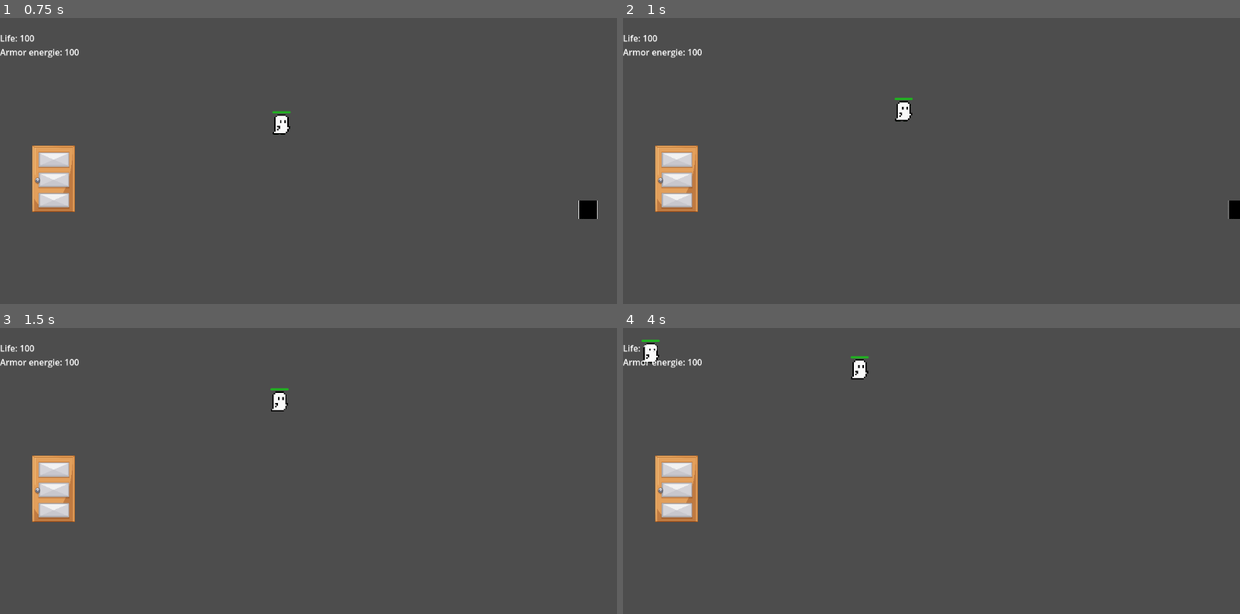
Above: before the commit, frames 1-4 (two rows, left to right).
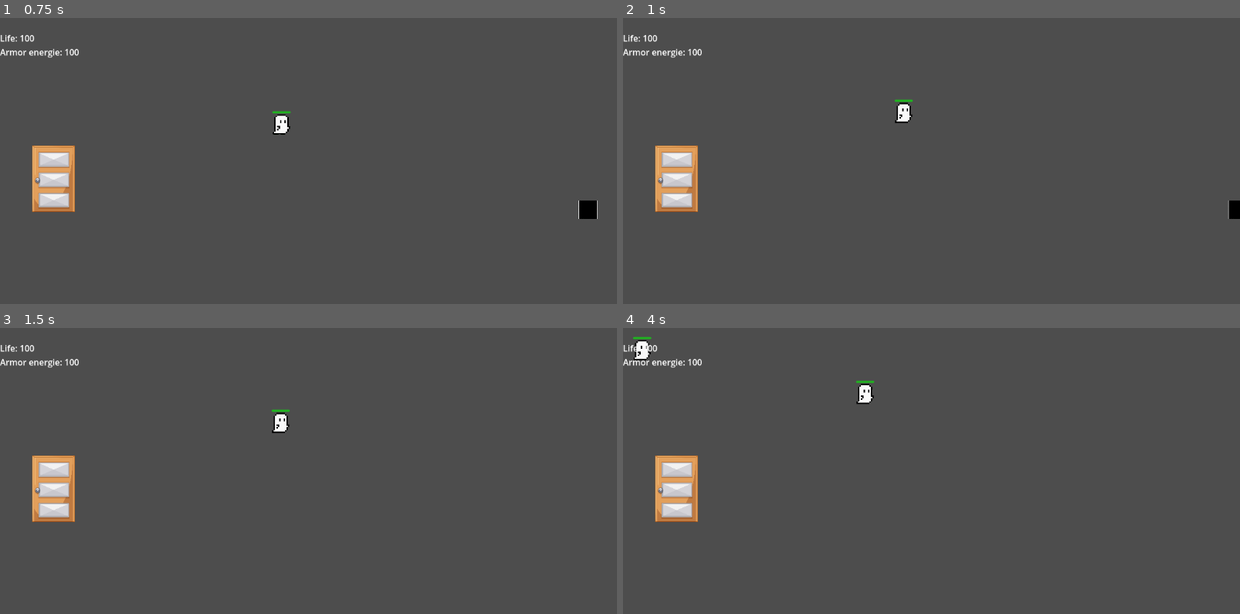
Above: after the commit, the same moments.

Repository: GabO-y/Game-Project_Comp.-Grafica
Game: Godot game, scene res://Cenas/House/house.tscn
Two runs of this game, one before a commit and one after it. Both use one fixed random seed, a clock stepped at 60 frames per second and the inputs below.
Inputs (mouse positions are in pixels of both pictures, inside the frame that each line leads up to):
- Up to frame 1 (0.75 s): move the mouse to (444, 175) at 0.52 s; hold Right (ui_right) from 0.53 s (still down)
- Up to frame 2 (1 s): keep holding Right (ui_right)
- Up to frame 3 (1.5 s): move the mouse to (185, 519) at 1.27 s; release Right (ui_right) at 1.28 s; hold Down (ui_down) from 1.28 s (still down)
- Up to frame 4 (4 s): move the mouse to (993, 425) at 2.02 s; release Down (ui_down) at 2.03 s; hold Right (ui_right) 2.03-2.78 s; move the mouse to (900, 571) at 2.77 s; hold Up (ui_up) 2.78-3.53 s; move the mouse to (1116, 553) at 3.52 s; hold Left (ui_left) from 3.53 s (still down)

Frame 1 is identical in both runs. In frame 2, 0.1% of the frame differs, in the area x 43-47%, y 27-37%; in frame 3, 0.4%; in frame 4, 0.7%, in the area x 1-41%, y 2-27%.

Commit message:
correção do bug do player arastar o inimigo

Diff:
--- a/Cenas/Enemie/Enemie_Pattener.tscn
+++ b/Cenas/Enemie/Enemie_Pattener.tscn
@@ -10,6 +10,8 @@
 script = ExtResource("1_oxyk0")
 
 [node name="CharacterBody2D" type="CharacterBody2D" parent="."]
+collision_layer = 2
+collision_mask = 2
 
 [node name="Sprite2D" type="Sprite2D" parent="CharacterBody2D"]
 position = Vector2(-1, -1)
--- a/Cenas/Enemie/Fantasm/Fantasm.tscn
+++ b/Cenas/Enemie/Fantasm/Fantasm.tscn
@@ -15,6 +15,7 @@
 
 [node name="CharacterBody2D" type="CharacterBody2D" parent="."]
 position = Vector2(1, 29)
+collision_mask = 2
 
 [node name="Sprite2D" type="Sprite2D" parent="CharacterBody2D"]
 position = Vector2(-3.8147e-06, -3.8147e-06)
--- a/Cenas/Enemie/Fantasm/fantasm.gd
+++ b/Cenas/Enemie/Fantasm/fantasm.gd
@@ -4,10 +4,9 @@
 
 func _ready() -> void:
 
-
 	damage = 5
 	speed = 100
 	life = 5
-	sizeChaseArea = 140
+	sizeChaseArea = 100
 
 	super._ready()
--- a/Cenas/Enemie/enemie_pattener.gd
+++ b/Cenas/Enemie/enemie_pattener.gd
@@ -12,6 +12,7 @@
 var player #Proprio jogador
 var positionTarget #Para onde ele deve andar
 var sizeChaseArea = 100 #Tamanho da area que um inimigo tem em perseguição
+var atack_player = false #para verificar se esta atacando o player para ter que ficar parado
 
 func _on_light_area():
 	return self
@@ -61,6 +62,9 @@
 
 func _physics_process(delta: float) -> void:
 
+	var lastPosition = Vector2(positionTarget.x, positionTarget.y)
+
+
 	if player == null:
 
 		idleTime += delta
@@ -70,6 +74,10 @@
 			idleTime = 0
 	else:
 		positionTarget = player.global_position
+
+	if atack_player:
+		positionTarget = lastPosition
+
 
 	var direction = (positionTarget - body.global_position).normalized()
 
--- a/Cenas/Player/player.gd
+++ b/Cenas/Player/player.gd
@@ -1,6 +1,5 @@
 extends Character
 class_name Player
-
 
 @export var armor: LightArmor
 var armorEnergie
--- a/Cenas/Player/player.tscn
+++ b/Cenas/Player/player.tscn
@@ -30,5 +30,6 @@
 [node name="Area2D" type="Area2D" parent="CharacterBody2D"]
 
 [node name="CollisionShape2D" type="CollisionShape2D" parent="CharacterBody2D/Area2D"]
+visibility_layer = 2
 shape = SubResource("CircleShape2D_yjlpd")
 debug_color = Color(0.992689, 0, 0.248493, 0.42)
--- a/Cenas/Player/player_body.gd
+++ b/Cenas/Player/player_body.gd
@@ -20,9 +20,8 @@
 func _process(delta: float) -> void:
 
 	for ene in enemies_touch.keys():
-
 		#Enquanto o inimigo encosta no player, ele nao se mexe
-		ene.player = null
+		(ene as Enemie).atack_player = true
 		#Vai contando quanto tempo o inimigo esta tocando no playwr
 		enemies_touch[ene] += delta
 		#Se foi maior que meio segungo
@@ -81,18 +80,6 @@
 
 	move_and_slide()
 
-#func _entered_enemie_view(body):
-	#for i in body.get_children():
-		#if i is CollisionShape2D:
-			#(i.shape as CircleShape2D).radius *= 2
-	#print("tocou: ", body)
-	#
-#func _exit_enemie_view(body):
-	#for i in body.get_children():
-		#if i is CollisionShape2D:
-			#(i.shape as CircleShape2D).radius = (body.get_parent().get_parent() as Enemie).sizeChaseArea
-	#print("saiu")
-
 func _touch_enemie(body):
 	var ene = body.get_parent()
 	if ene != null and ene is Enemie:
@@ -103,8 +90,5 @@
 	#pra pegar o corpo e verificar se é enemie
 	var ene = body.get_parent()
 	if ene != null and ene is Enemie:
-		#Quando o inimigo encosta no player, ele para de seguir o player
-		#ent quando ele para de encostar, ele volta a seguir
-		ene.player = self
-		#Tira o inimigo da lista, para nao ficar dando "dano fantasma"
 		enemies_touch.erase(ene)
+		ene.atack_player = false
